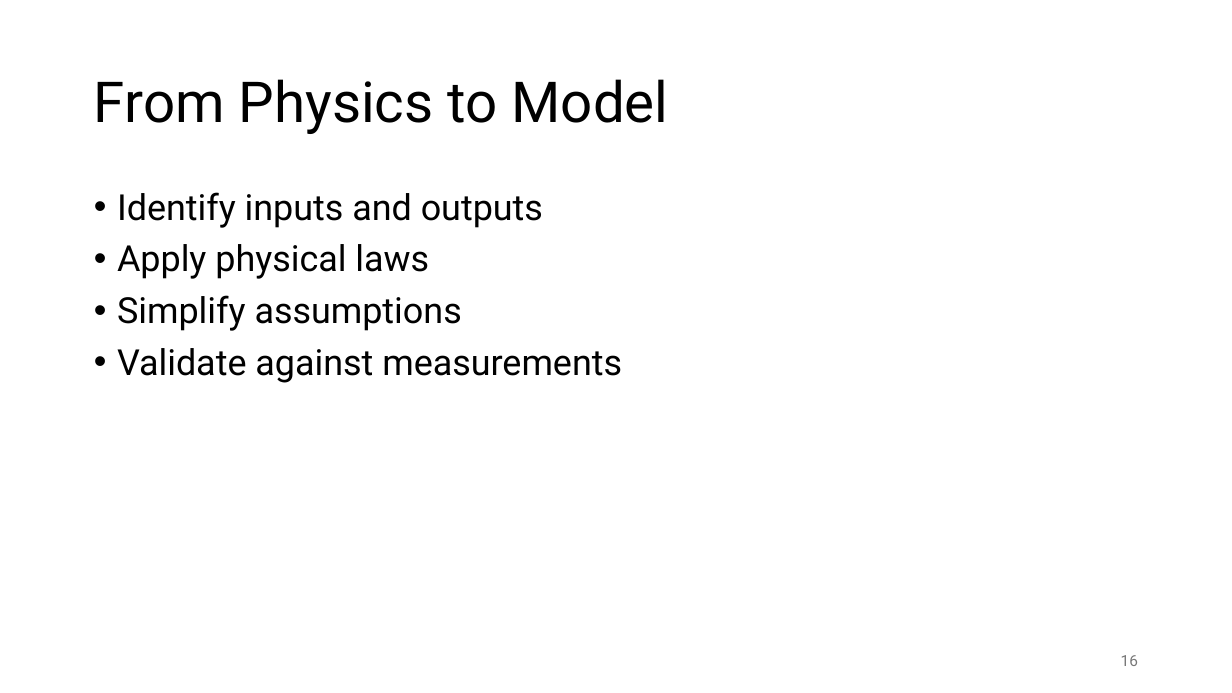
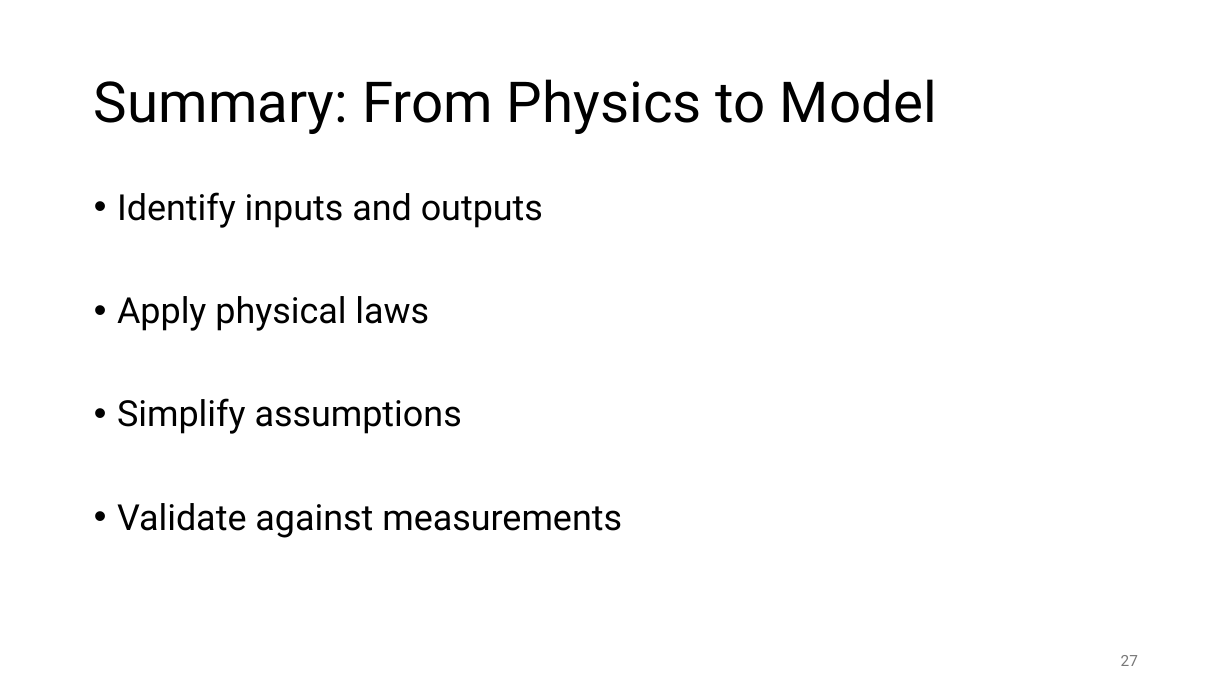
Before and after one commit to FelixWick/control_engineering, a slide deck: slide 27 of slides/1_systems.pptx (slide 16 before the commit). Drawn at 1232x693 pixels with LibreOffice and Linux fonts; fonts in the diff are those of the drawing. Boxes give left, top, right and bottom in pixels: in the first picture for what was removed or moved away, otherwise in the second. Text is boxed around its words. In the diff, an @@ line names an element or a change of style, - is before the commit and + after.

```diff
--- a/slides/1_systems.pptx
+++ b/slides/1_systems.pptx
@@ title at [94, 79, 937, 134]: text changed @@
-From Physics to Model
+Summary: From Physics to Model
@@ text "Identify inputs and outputs" rewrapped from [117, 192, 622, 383] to [117, 192, 622, 538] @@
@@ page number at [1121, 655, 1138, 666]: text changed @@
-16
+27
```
Also in this commit, not shown: 8 other slides changed, 11 slides added.
